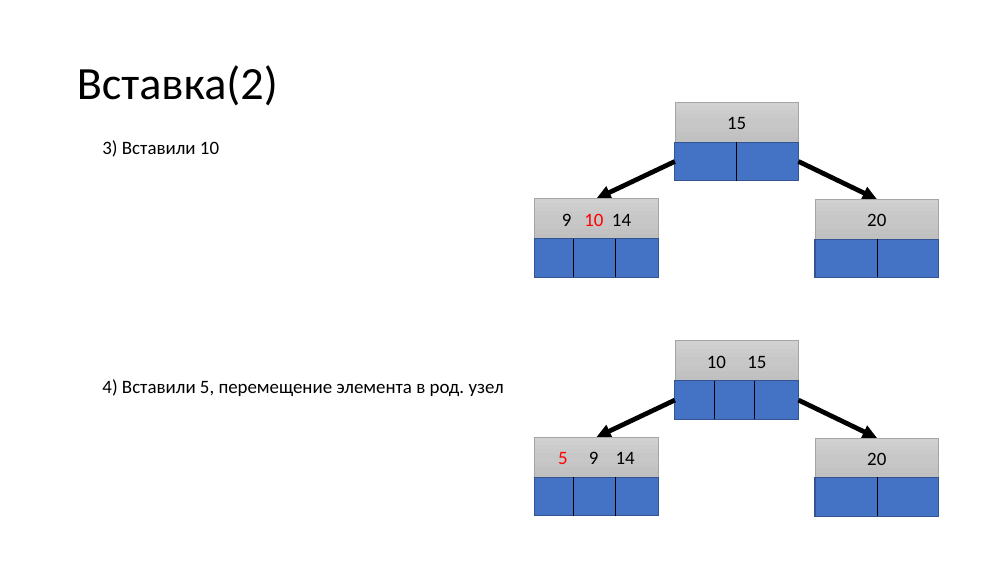
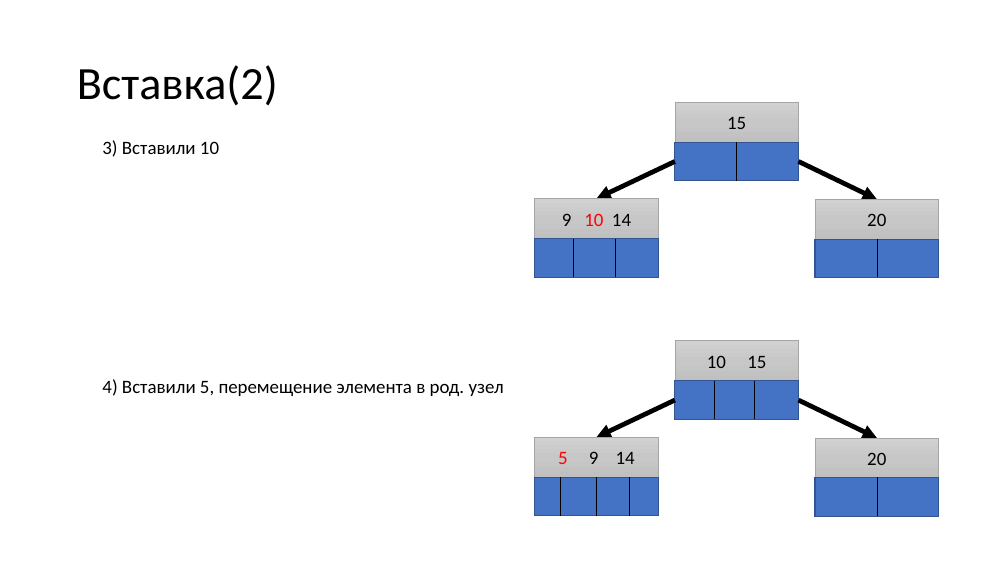
Before and after one commit to IluhaZaz/B_Tree, a slide deck: slide 8 of b_tree.pptx. Drawn at 1008x567 pixels with LibreOffice and Linux fonts; fonts in the diff are those of the drawing. Boxes give left, top, right and bottom in pixels: in the first picture for what was removed or moved away, otherwise in the second. Text is boxed around its words. In the diff, an @@ line names an element or a change of style, - is before the commit and + after.

```diff
--- a/b_tree.pptx
+++ b/b_tree.pptx
@@ line moved from (573, 477) - (573, 516) to (561, 477) - (561, 516) @@
@@ line moved from (616, 477) - (616, 516) to (597, 477) - (597, 516) @@
@@ line added from (630, 477) to (630, 516), #000000 0.5 pt @@
```
Also in this commit, not shown: 1 other slide changed, 11 slides added, 1 slide removed.
